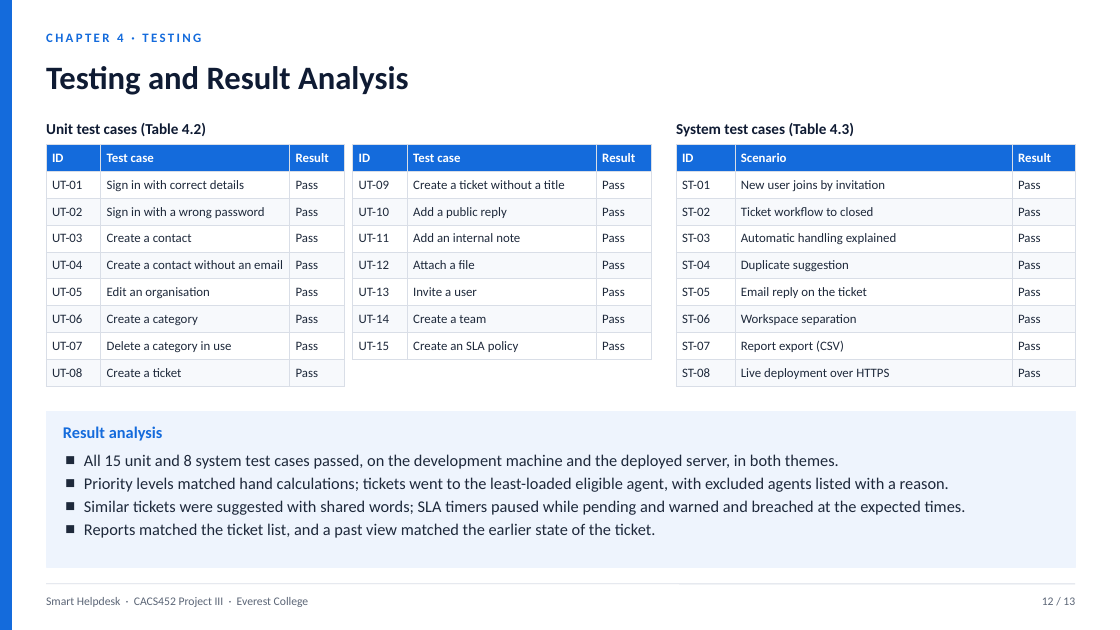
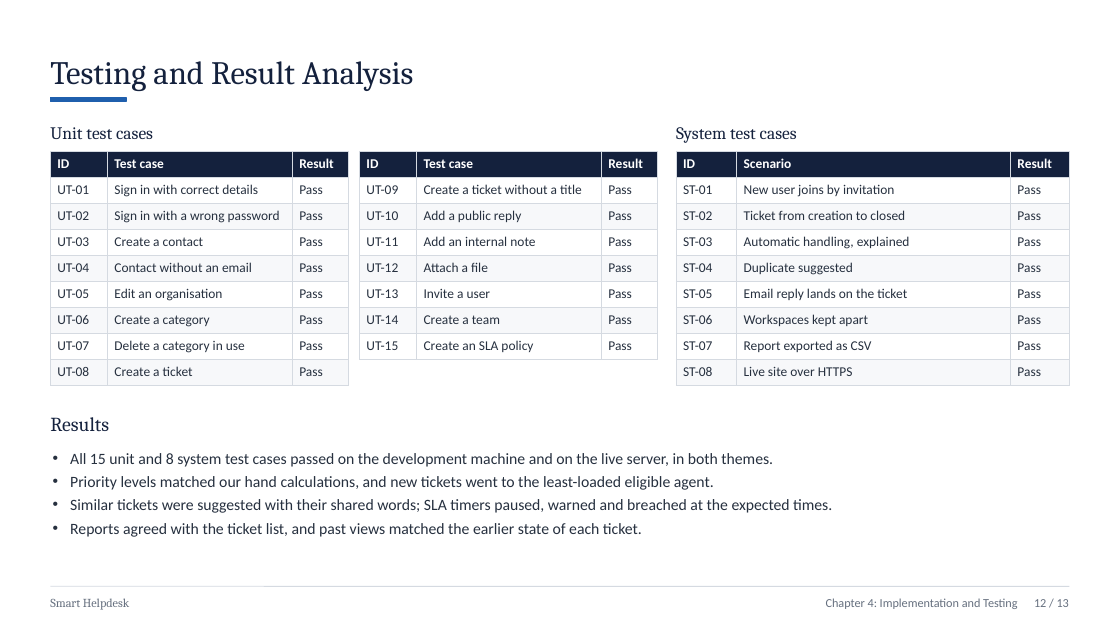
Before and after one commit to Sbh321/smart-helpdesk, a slide deck: slide 13 of college/report/Project-III-Presentation-Smart-Helpdesk.pptx. Drawn at 1120x630 pixels with LibreOffice and Linux fonts; fonts in the diff are those of the drawing. Boxes give left, top, right and bottom in pixels: in the first picture for what was removed or moved away, otherwise in the second. Text is boxed around its words. In the diff, an @@ line names an element or a change of style, - is before the commit and + after.

Commit message:
docs(report): update presentation slides

```diff
--- a/college/report/Project-III-Presentation-Smart-Helpdesk.pptx
+++ b/college/report/Project-III-Presentation-Smart-Helpdesk.pptx
@@ rectangle removed at bbox=[0, 0, 12, 630] @@
@@ text "Testing and Result Analysis" at bbox=[50, 61, 413, 91]: font Calibri to Cambria, text colour #0F1B33 to #14213D, bold off; vertical alignment middle to bottom @@
@@ rectangle added at bbox=[50, 97, 126, 102], fill #1F5FAD, outline #1F5FAD 1 pt @@
@@ text at bbox=[50, 127, 153, 139]: text changed; size 13 to 15 pt; font Calibri to Cambria; text colour #0F1B33 to #14213D; bold off @@
-Unit test cases (Table 4.2)
+Unit test cases
@@ text at bbox=[676, 127, 797, 143]: text changed; size 13 to 15 pt; font Calibri to Cambria; text colour #0F1B33 to #14213D; bold off @@
-System test cases (Table 4.3)
+System test cases
@@ table at bbox=[50, 151, 349, 380] @@
-row 5, column 2: Create a contact without an email
+row 5, column 2: Contact without an email
@@ fill #146BDC to #14213D in row 1 @@
@@ fill #F7F9FC to #F7F8FA in 12 cells @@
@@ size 11 to 11.5 pt @@
@@ text colour #1E293B to #26303F in "UT-01", "Sign in with correct details", "Pass", "UT-02" and 19 more places @@
@@ borders changed @@
@@ table: place and size @@
-table at bbox=[46, 145, 344, 381]
+table at bbox=[50, 151, 349, 380]
@@ table at bbox=[360, 151, 658, 356] @@
@@ fill #146BDC to #14213D in row 1 @@
@@ fill #F7F9FC to #F7F8FA in 9 cells @@
@@ size 11 to 11.5 pt, text colour #1E293B to #26303F @@
@@ borders changed @@
@@ table: place and size @@
-table at bbox=[353, 145, 651, 356]
+table at bbox=[360, 151, 658, 356]
@@ table at bbox=[676, 151, 1070, 380] @@
-row 3, column 2: Ticket workflow to closed
+row 3, column 2: Ticket from creation to closed
-row 4, column 2: Automatic handling explained
+row 4, column 2: Automatic handling, explained
-row 5, column 2: Duplicate suggestion
+row 5, column 2: Duplicate suggested
-row 6, column 2: Email reply on the ticket
+row 6, column 2: Email reply lands on the ticket
-row 7, column 2: Workspace separation
+row 7, column 2: Workspaces kept apart
-row 8, column 2: Report export (CSV)
+row 8, column 2: Report exported as CSV
-row 9, column 2: Live deployment over HTTPS
+row 9, column 2: Live site over HTTPS
@@ fill #146BDC to #14213D in row 1 @@
@@ fill #F7F9FC to #F7F8FA in 12 cells @@
@@ size 11 to 11.5 pt in "ID", "Scenario", "Result", "ST-01" and 16 more places @@
@@ text colour #1E293B to #26303F in "ST-01", "New user joins by invitation", "Pass", "ST-02" and 13 more places @@
@@ borders changed @@
@@ table: place and size @@
-table at bbox=[676, 145, 1075, 383]
+table at bbox=[676, 151, 1070, 380]
@@ rectangle removed at bbox=[46, 412, 1075, 567] @@
@@ text added at bbox=[50, 417, 109, 431], 17 pt, text #14213D @@
+Results
@@ text removed at bbox=[63, 426, 163, 441] @@
-Result analysis
@@ text at bbox=[70, 453, 832, 537]: text changed; size 14 to 13.5 pt; text colour #1E293B to #26303F @@
-■ All 15 unit and 8 system test cases passed, on the development machine and the deployed server, in both themes.
-■ Priority levels matched hand calculations; tickets went to the least-loaded eligible agent, with excluded agents listed with a reason.
-■ Similar tickets were suggested with shared words; SLA timers paused while pending and warned and breached at the expected times.
-■ Reports matched the ticket list, and a past view matched the earlier state of the ticket.
+• All 15 unit and 8 system test cases passed on the development machine and on the live server, in both themes.
+• Priority levels matched our hand calculations, and new tickets went to the least-loaded eligible agent.
+• Similar tickets were suggested with their shared words; SLA timers paused, warned and breached at the expected times.
+• Reports agreed with the ticket list, and past views matched the earlier state of each ticket.
@@ line moved from (46, 584) - (1075, 584) to (50, 586) - (1070, 586) @@
@@ line (50, 586) - (1070, 586): stroke #D9DEE7 0.75 pt to #D5DAE1 0.75 pt @@
@@ text at bbox=[50, 598, 129, 610]: text changed; size 10 to 10.5 pt; font Calibri to Cambria; text colour #5B6576 to #66707F @@
-Smart Helpdesk · CACS452 Project III · Everest College
+Smart Helpdesk
@@ text at bbox=[826, 598, 1069, 609]: text changed; size 11 to 10.5 pt; text colour #146BDC to #66707F; bold off @@
-CHAPTER 4 · TESTING
+Chapter 4: Implementation and Testing 12 / 13
@@ text removed at bbox=[1042, 597, 1075, 605] @@
-12 / 13
```
Also in this commit, not shown: 14 other slides changed.
